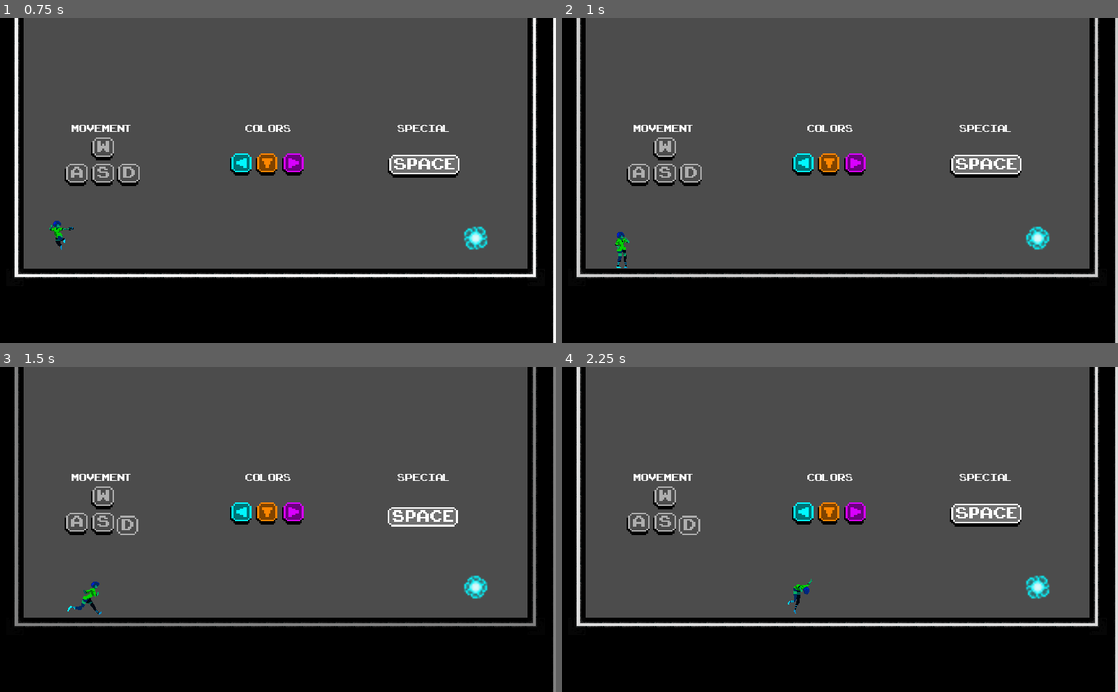
Above: before the commit, frames 1-4 (two rows, left to right).
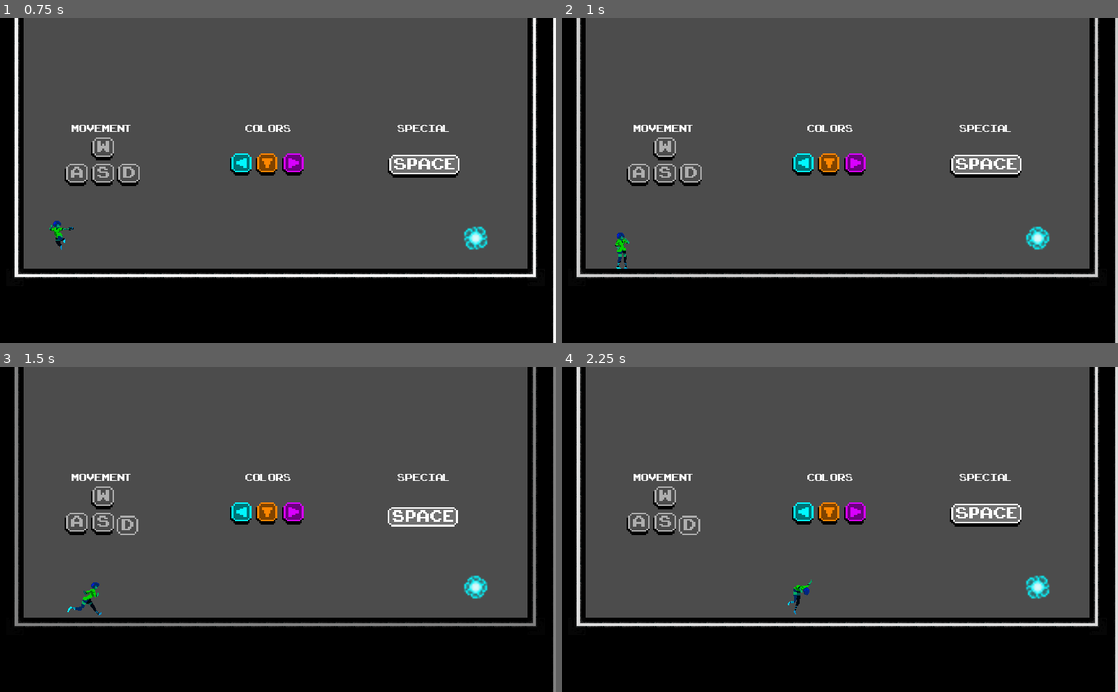
Above: after the commit, the same moments.

Repository: ivancdlarrain/olaGames
Game: Godot game, scene res://scenes/menus/Main_menu.tscn
The game is run twice, just before and just after one commit, with the same random seed, the same clock (stepped at 60 frames per second) and the same inputs.
Inputs:
- Up to frame 1 (0.75 s): click "New Game" at 0.5 s
- Up to frame 2 (1 s): no input
- Up to frame 3 (1.5 s): hold D (WASD_right) from 1.28 s (still down); hold Space (special) from 1.28 s (still down)
- Up to frame 4 (2.25 s): keep holding D (WASD_right); tap W (WASD_up) at 1.52 s; release Space (special) at 2.03 s; tap Space (special) at 2.1 s

Frame 1 is identical in both runs. In frame 2, less than 0.1% of the frame differs, in the area x 9-13%, y 65-78%; in frame 3, less than 0.1%, in the area x 12-19%, y 66-77%; in frame 4, less than 0.1%.

Commit message:
slightly changed some collisions
changed player collision
changed

Diff:
--- a/assets/Player.tscn
+++ b/assets/Player.tscn
@@ -20,7 +20,7 @@
 [ext_resource path="res://assets/sprites/player/run/run-8.png" type="Texture" id=19]
 
 [sub_resource type="RectangleShape2D" id=1]
-extents = Vector2( 11, 34 )
+extents = Vector2( 8.74684, 32.2565 )
 
 [sub_resource type="Animation" id=2]
 resource_name = "fall"
@@ -135,7 +135,7 @@
 script = ExtResource( 2 )
 
 [node name="CollisionShape2D" type="CollisionShape2D" parent="."]
-position = Vector2( 1.93864, 10.8356 )
+position = Vector2( 2.18281, 11.9947 )
 shape = SubResource( 1 )
 
 [node name="Sprite" type="Sprite" parent="."]
--- a/scenes/TileMap.tscn
+++ b/scenes/TileMap.tscn
@@ -46,7 +46,7 @@
 points = PoolVector2Array( 0, 0, 32, 0, 32, 32, 0, 32 )
 
 [sub_resource type="ConvexPolygonShape2D" id=15]
-points = PoolVector2Array( 0, 24, 32, 24, 32, 32, 0, 32 )
+points = PoolVector2Array( 1, 25, 31, 25, 31, 32, 1, 32 )
 
 [sub_resource type="ConvexPolygonShape2D" id=16]
 points = PoolVector2Array( 32, 32, 0, 32, 0, 0, 32, 0 )
--- a/scenes/Tutorials/Tutorial 1.tscn
+++ b/scenes/Tutorials/Tutorial 1.tscn
@@ -21,6 +21,8 @@
 position = Vector2( 96, 240 )
 
 [node name="TileMap2" parent="." instance=ExtResource( 1 )]
+collision_layer = 7
+collision_mask = 7
 tile_data = PoolIntArray( -393217, 0, 0, -458752, 0, 1, -458751, 0, 1, -458750, 0, 1, -458749, 0, 1, -458748, 0, 1, -45 …(7487 unchanged characters)…
 
 [node name="Portal" parent="." instance=ExtResource( 8 )]
--- a/scripts/colors.gd
+++ b/scripts/colors.gd
@@ -18,7 +18,6 @@
 	add_state2('orange')
 	add_state2('purple')
 	call_deferred('set_state2', states2.blue)
-	call_deferred("emit_signal", "color_changed", "blue")
 
 
 func _state_logic(delta):
@@ -209,6 +208,8 @@
 				parent.velocity.y = 0
 
 func _enter_state2(new_state, old_state):
+	# This function sets the player on the corresponding collision layer and changes its color
+	# by using signals connected to Player.gd
 	match new_state:
 		states2.blue:
 			emit_signal("color_changed", Color(0, 0.972549, 1))
@@ -232,6 +233,8 @@
 			parent.grav = parent.default_grav
 
 func _exit_state2(old_state, new_state):
+	# This function removes the player from the corresponding collision layer
+	# by using signals connected to Player.gd
 	match old_state:
 		states2.blue:
 			emit_signal("layer_exited", 0)
